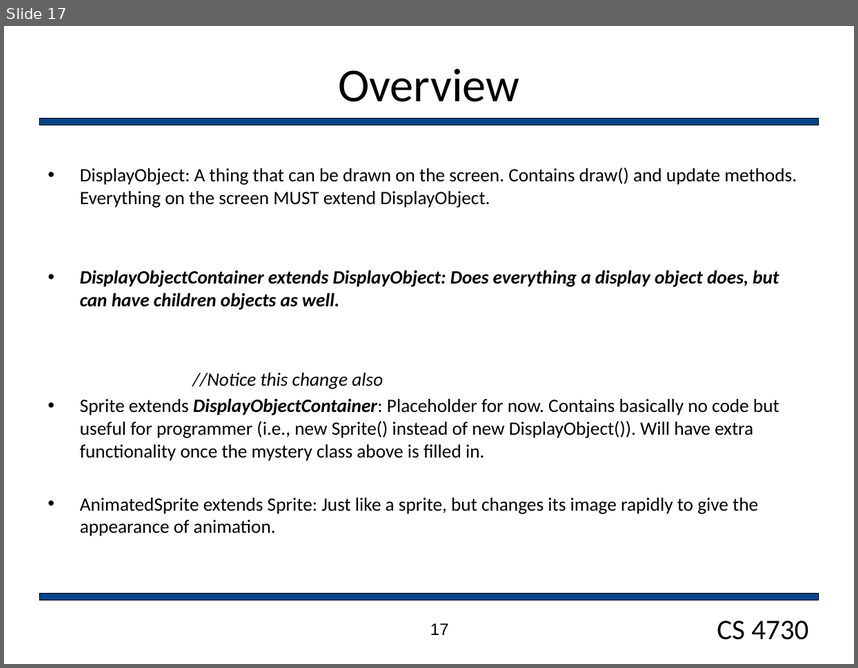
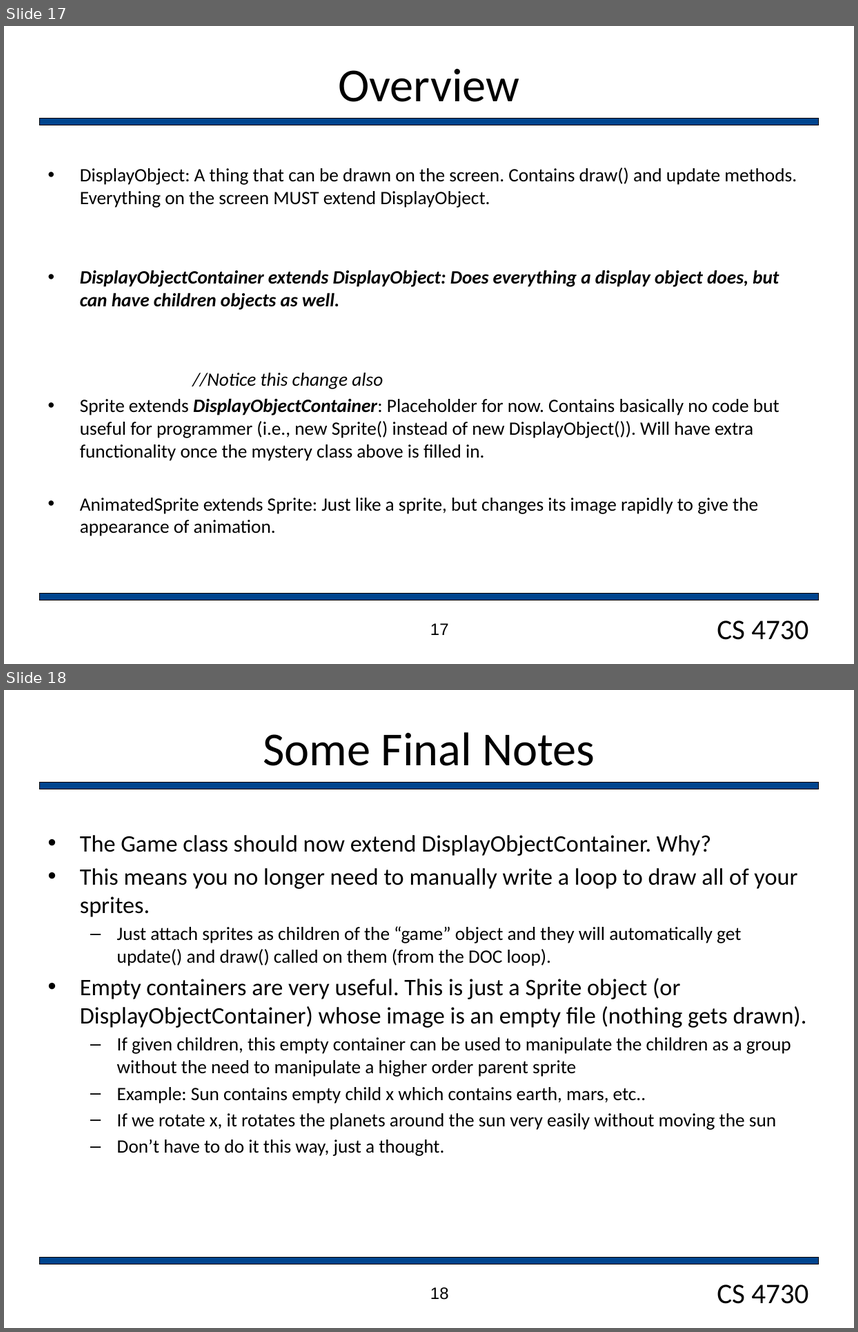
Before and after one commit to markfloryan/gamedesign, a slide deck: slides/DisplayHierarchy.pptx. Shown one above the other, each under a label of ours: slide 17 before the commit, slides 17 and 18 after it. The pictures are 858x668 and 858x1332 pixels, drawn with LibreOffice and Linux fonts; fonts in the diff are those of the drawing; background and template pictures are left out. Boxes give left, top, right and bottom in pixels: in the first picture for what was removed or moved away, otherwise in the second. Text is boxed around its words. In the diff, an @@ line names an element or a change of style, - is before the commit and + after.

```diff
--- a/slides/DisplayHierarchy.pptx
+++ b/slides/DisplayHierarchy.pptx
@@ slide 18 added at box(4, 690, 854, 1328), background #FFFFFF; not listed: 3 template elements that a slide beside it also shows @@
@@ title added at box(263, 732, 595, 766), 40 pt, text #000000 @@
+Some Final Notes
@@ text added at box(80, 835, 807, 1156), 16 pt, text #000000 @@
+• The Game class should now extend DisplayObjectContainer. Why?
+• This means you no longer need to manually write a loop to draw all of your sprites.
+  – Just attach sprites as children of the “game” object and they will automatically get update() and draw() called on them (from the DOC loop).
+• Empty containers are very useful. This is just a Sprite object (or DisplayObjectContainer) whose image is an empty file (nothing gets drawn).
+  – If given children, this empty container can be used to manipulate the children as a group without the need to manipulate a higher order parent sprite
+  – Example: Sun contains empty child x which contains earth, mars, etc..
+  – If we rotate x, it rotates the planets around the sun very easily without moving the sun
+  – Don’t have to do it this way, just a thought.
@@ page number added at box(430, 1287, 449, 1299), 14 pt, text #000000 @@
+18
```
Also in this commit, not shown: 1 slide changed, 3 other files.
